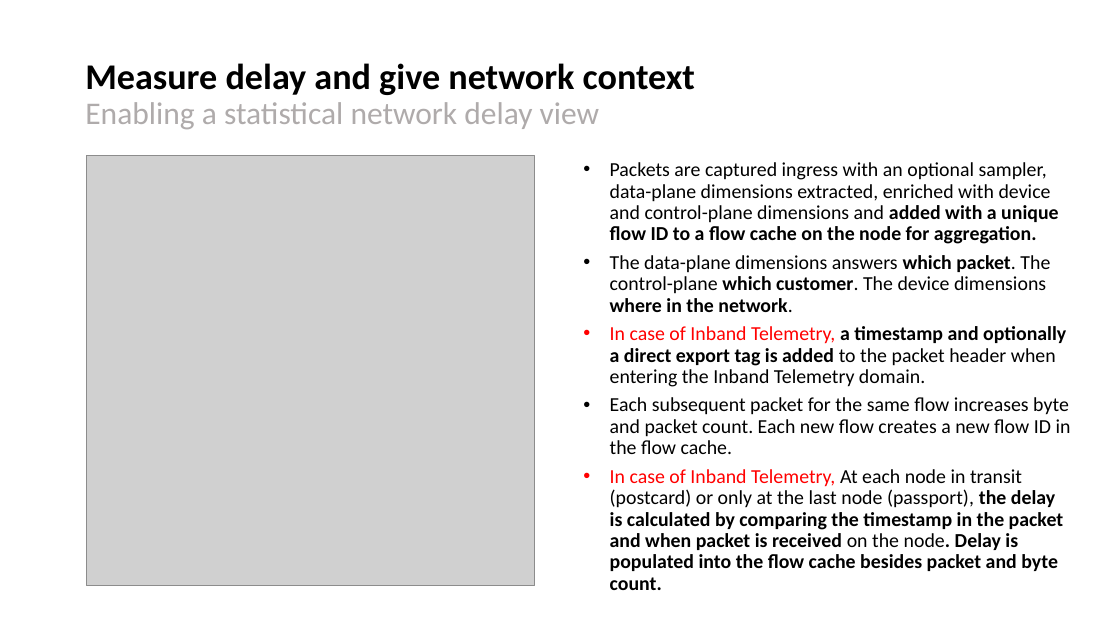
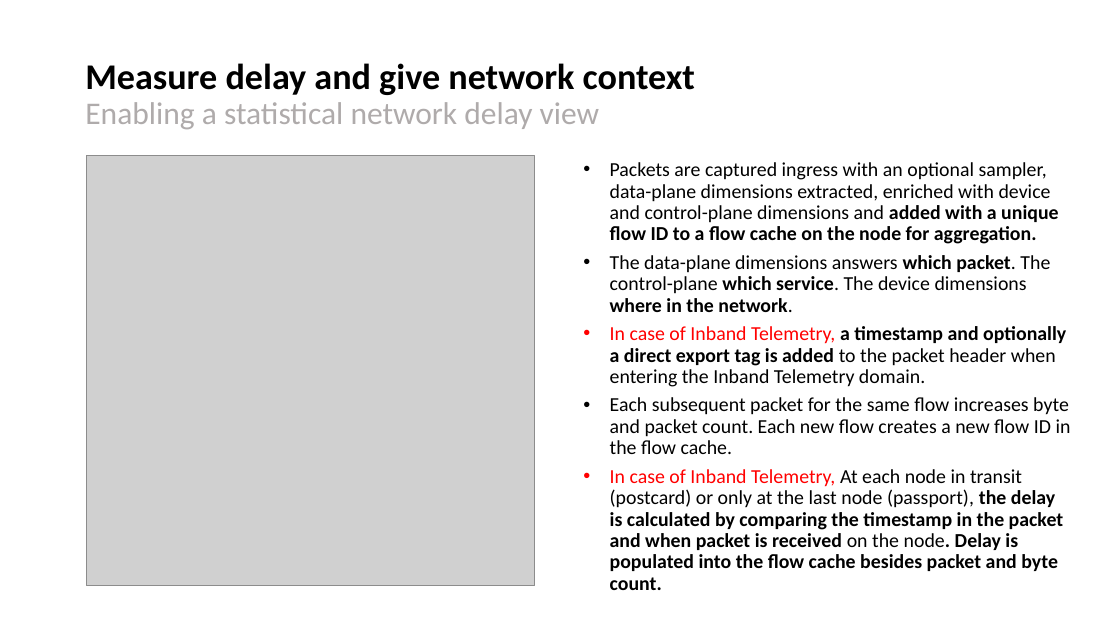
Before and after one commit to network-analytics/draft-ietf-opsawg-ipfix-on-path-telemetry, a slide deck: slide 3 of draft-tgraf-opsawg-ipfix-inband-telemetry-00.pptx. Drawn at 1120x630 pixels with LibreOffice and Linux fonts; fonts in the diff are those of the drawing; grey boxes stand for pictures. Boxes give left, top, right and bottom in pixels: in the first picture for what was removed or moved away, otherwise in the second. Text is boxed around its words. In the diff, an @@ line names an element or a change of style, - is before the commit and + after.

```diff
--- a/draft-tgraf-opsawg-ipfix-inband-telemetry-00.pptx
+++ b/draft-tgraf-opsawg-ipfix-inband-telemetry-00.pptx
@@ text at [610,255,1050,312]: text changed @@
-• The data-plane dimensions answers which packet. The control-plane which customer. The device dimensions where in the network.
+• The data-plane dimensions answers which packet. The control-plane which service. The device dimensions where in the network.
```
Also in this commit, not shown: 2 other slides changed, 1 other file.
